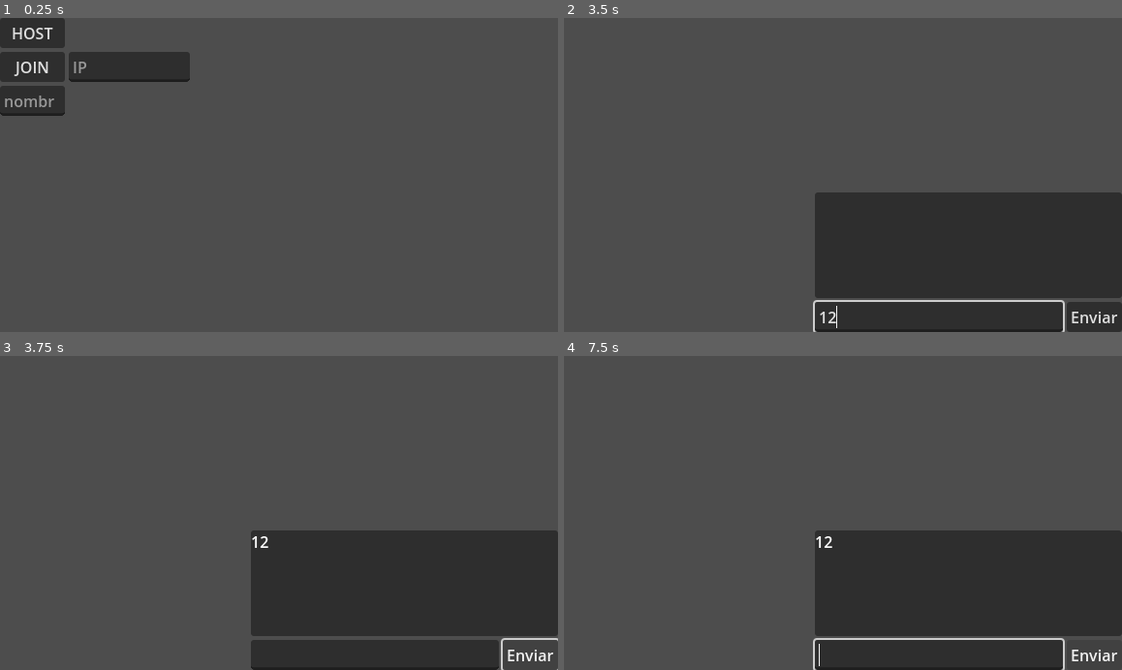
Above: before the commit, frames 1-4 (two rows, left to right).
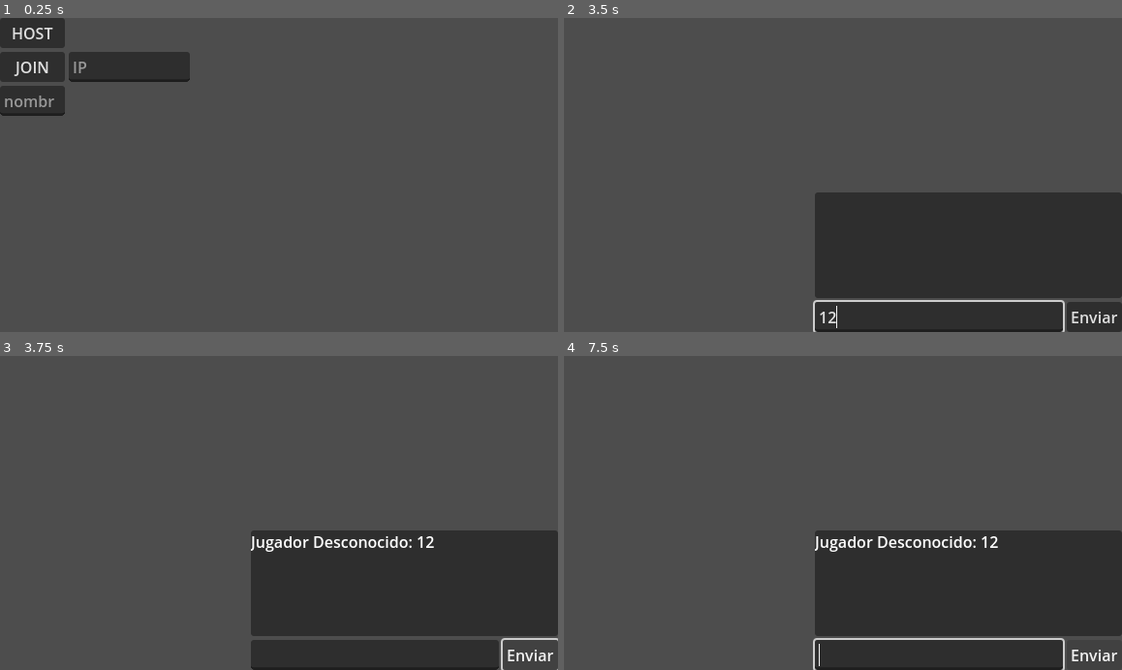
Above: after the commit, the same moments.

Repository: lewanm/tp-motores-unahur
Game: Godot game, scene res://Scenes/prueba.tscn
Same seed, same stepped clock (60 frames per second), same inputs: the game is played once before the commit and once after it.
Inputs (mouse positions are in pixels of both pictures, inside the frame that each line leads up to):
- Up to frame 1 (0.25 s): no input
- Up to frame 2 (3.5 s): click (692, 68) at 0.52 s; type "12" at 0.6 s; click (597, 99) at 0.75 s; type "Alex" at 0.83 s; click "JOIN" at 1.25 s; click "HOST" at 2 s; click (937, 316) at 2.77 s; type "12" at 2.85 s
- Up to frame 3 (3.75 s): click "Enviar" at 3.5 s
- Up to frame 4 (7.5 s): tap Enter (my_ui_accept) at 4.25, 5.1, 5.75, 6.6, 7.25 s; hold Right (ui_right) 4.28-5.03 s; hold Enter (my_ui_accept) 4.28-5.03 s; hold Down (ui_down) 5.03-5.78 s; hold Right (ui_right) 5.78-6.53 s; hold Enter (my_ui_accept) 5.78-6.53 s; hold Up (ui_up) 6.53-7.28 s; hold Left (ui_left) from 7.28 s (still down); hold Enter (my_ui_accept) from 7.28 s (still down)

Frames 1-2 are identical in both runs. In frame 3, 0.6% of the frame differs, in the area x 44-78%, y 57-63%; in frame 4, 0.6%.

Commit message:
implementacion inicial de chat con nombre

Diff:
--- a/Scripts/chat_ui.gd
+++ b/Scripts/chat_ui.gd
@@ -2,23 +2,26 @@
 
 @onready var chat_display = $VBoxContainer/PanelContainer/ChatDisplay
 @onready var input_field = $VBoxContainer/HBoxContainer/InputField
+@onready var conexiones = get_node("/root/Conexiones") #cambiar esto despues por señales
 
 func _ready():
 	input_field.connect("text_submitted", Callable(self,"_on_text_submitted"))
 	self.hide()
 
 @rpc("any_peer")
-func send_chat_message(message: String):
+func send_chat_message(player_name: String, message: String):
 	if chat_display:
-		chat_display.add_text(message + "\n")
+		chat_display.add_text(player_name + ": " + message + "\n")
 
 func _on_text_submitted(text: String):
 	if text.strip_edges(true,true) == "": #Para envitar que se envien mensajes vacios
 		return
 
+	var player_name = conexiones.user_names.get(multiplayer.get_unique_id(), "Jugador Desconocido")
+
 	#Enviar el mensaje localmente y sincronizarlo.
-	self.send_chat_message(text)
-	rpc("send_chat_message", text)
+	self.send_chat_message(player_name,text)
+	rpc("send_chat_message",player_name, text)
 	input_field.text = ""
 
 func _on_button_pressed():
--- a/Scripts/conexiones.gd
+++ b/Scripts/conexiones.gd
@@ -22,6 +22,9 @@
 	multiplayer.peer_connected.connect(_on_peer_connected)
 	multiplayer.peer_disconnected.connect(_on_peer_disconnected)
 
+func _input(event):
+	if event.is_action_pressed("my_ui_accept"):
+		prueba()
 # Crear el servidor
 func create_server(port):
 	var result = peer.create_server(port)
@@ -61,30 +64,46 @@
 
 	emit_signal("player_connected", id, user_names[id])
 	print("Se conectó el jugador {name} ({id})".format({"name":user_names[id], "id":id}))
+
 	rpc("broadcast_player_name", id, user_names[id])
 
+	if multiplayer.is_server():
+		rpc_id(id, "sync_player_list", user_names)
+
 func _on_peer_disconnected(id: int):
+	user_names.erase(id)
 	print("El jugador {id} se desconectó.".format({"id":id}))
-	user_names.erase(id)
-	if id == multiplayer.get_unique_id():
-		print("Te has desconectado del servidor.")
+
+	if multiplayer.is_server():
+		for peer_id in multiplayer.get_peers():
+			rpc_id(peer_id, "sync_player_list", user_names)
 
 # Validar dirección IP
 func is_valid_ip(server_ip: String) -> bool:
 	return server_ip.is_valid_ip_address()
 
-@rpc("authority")
+@rpc("any_peer")
 func broadcast_player_name(id: int, player_name: String):
 	if multiplayer.is_server():
+		user_names[id] = player_name
+
 		for peer_id in multiplayer.get_peers():
 			if peer_id != id:
 				rpc_id(peer_id, "update_player_name", id, player_name)
+
+		for peer_id in multiplayer.get_peers():
+			rpc_id(peer_id, "sync_player_list", user_names)
 	else:
 		print("El jugador con id {id} se llama {player_name}".format({"id":id, "player_name":player_name}))
 
 @rpc("any_peer")
 func update_player_name(id: int, player_name: String):
 	print("El jugador con ID ", id, " se llama ", player_name)
+
+@rpc("any_peer")
+func sync_player_list(player_list: Dictionary):
+	user_names = player_list  # Sincronizar la lista completa de jugadores
+	print("Lista de jugadores sincronizada: ", user_names)
 
 # Botones
 func _on_host_pressed():
@@ -99,6 +118,9 @@
 	connect_to_server(_ip, PORT)
 	toggle_ui_on_connection(true)
 
+func prueba():
+	print(user_names)
+
 # Alternar la visibilidad (TEMPORAL)
 func toggle_ui_on_connection(state: bool):
 	player_has_connected = state
